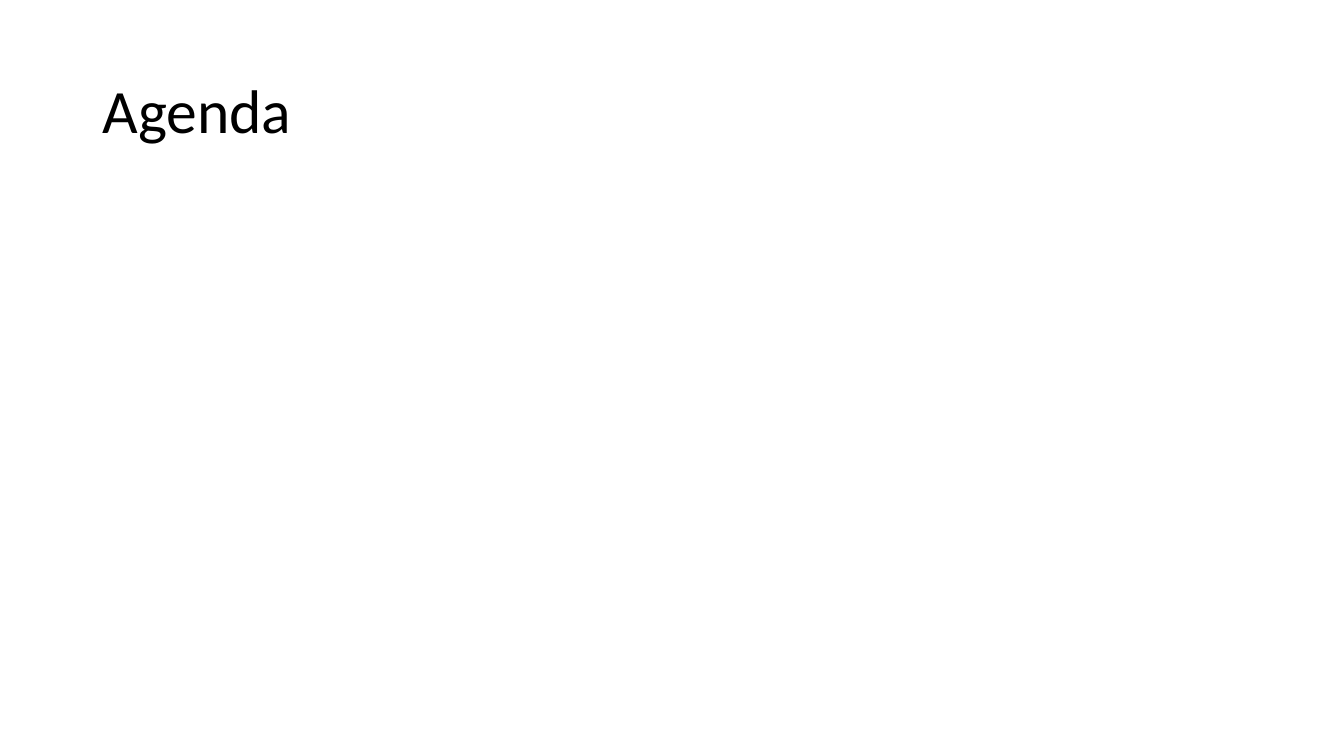
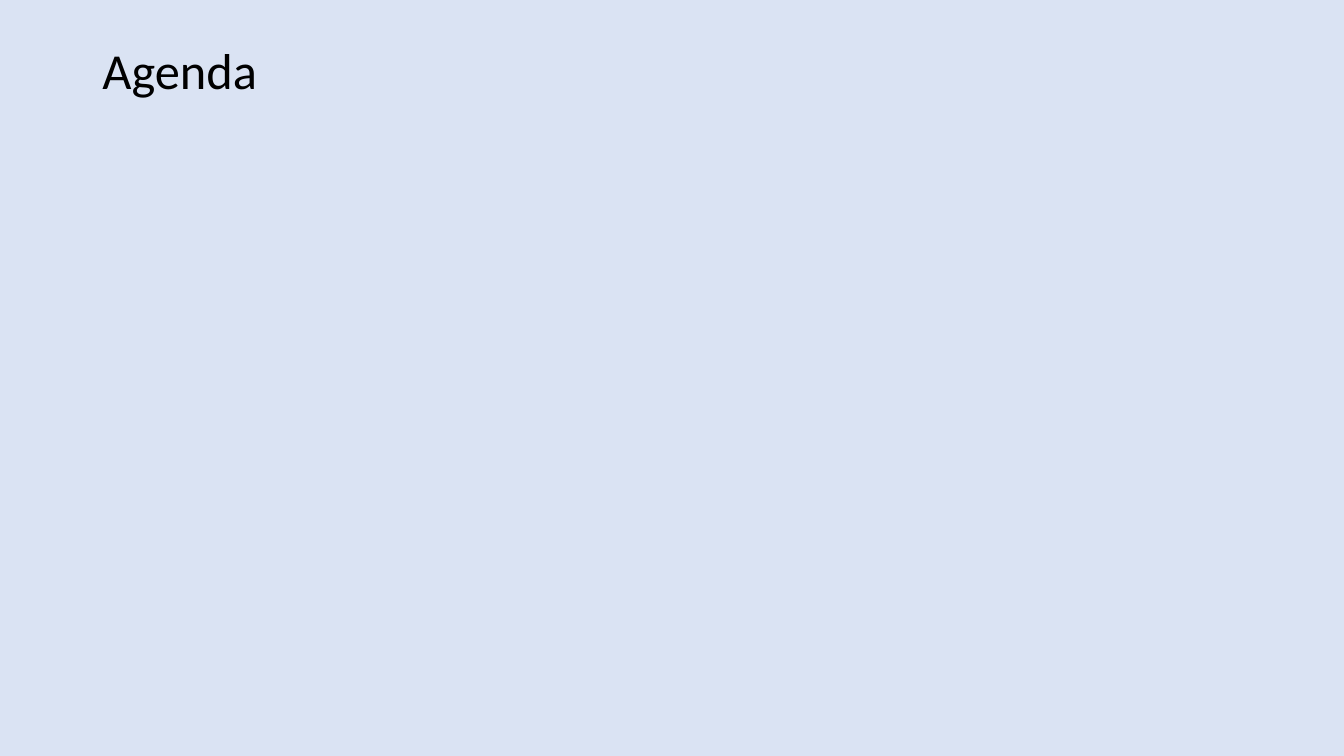
Before and after one commit to harshal-vaze/Software-Defined-Networking-with-ONOS, a slide deck: slide 2 of Thesis.pptx. Drawn at 1344x756 pixels with LibreOffice and Linux fonts; fonts in the diff are those of the drawing. Boxes give left, top, right and bottom in pixels: in the first picture for what was removed or moved away, otherwise in the second. Text is boxed around its words. In the diff, an @@ line names an element or a change of style, - is before the commit and + after.

```diff
--- a/Thesis.pptx
+++ b/Thesis.pptx
@@ background #FFFFFF to #DAE3F3 @@
@@ title "Agenda" at (102, 54, 257, 98): size 44 to 36 pt @@
```
Also in this commit, not shown: 40 other slides changed, 14 slides added, 11 slides removed.
